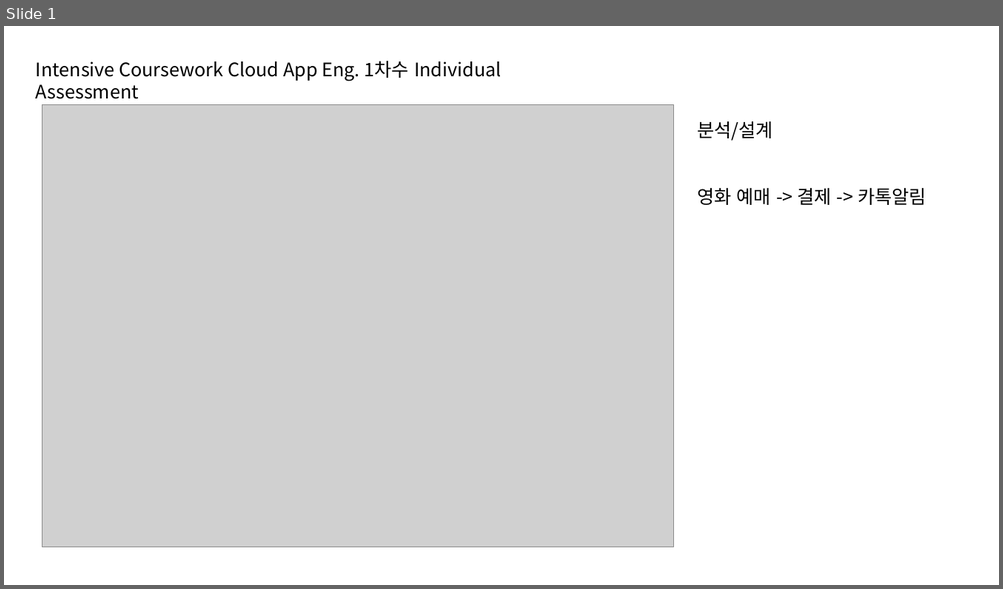
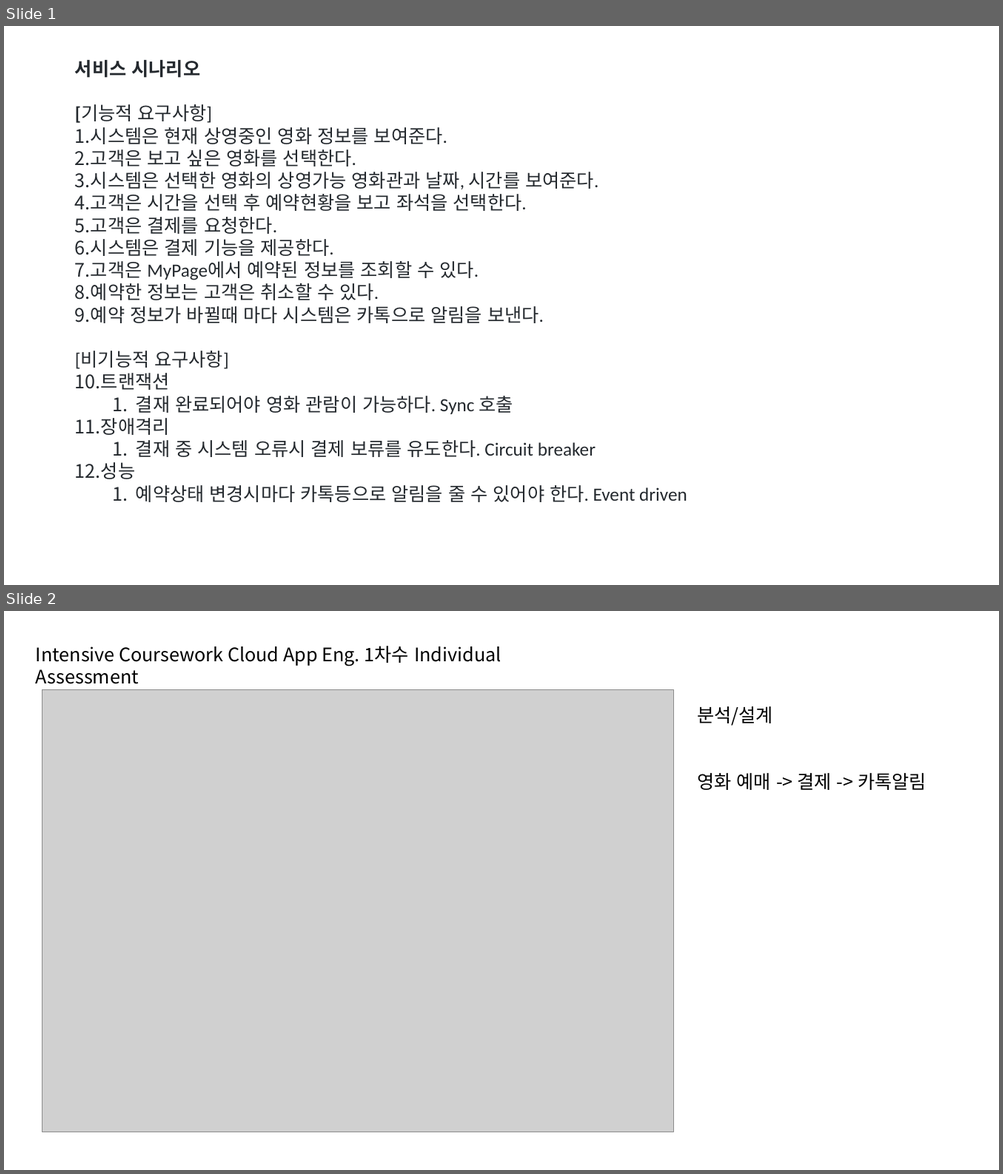
Before and after one commit to hwang-mh/report, a slide deck: 개인 과제.pptx. Shown one above the other, each under a label of ours: slide 1 before the commit, slides 1 and 2 after it. The pictures are 1003x589 and 1003x1174 pixels, drawn with LibreOffice and Linux fonts; fonts in the diff are those of the drawing; grey boxes stand for pictures. Boxes give left, top, right and bottom in pixels: in the first picture for what was removed or moved away, otherwise in the second. Text is boxed around its words. In the diff, an @@ line names an element or a change of style, - is before the commit and + after.

```diff
--- a/개인 과제.pptx
+++ b/개인 과제.pptx
@@ slide 1 added at (4, 26, 999, 585), background #FFFFFF @@
@@ text added at (75, 60, 687, 503), 18 pt, text #24292E @@
+서비스 시나리오
+[기능적 요구사항]
+1. 시스템은 현재 상영중인 영화 정보를 보여준다.
+2. 고객은 보고 싶은 영화를 선택한다.
+3. 시스템은 선택한 영화의 상영가능 영화관과 날짜, 시간를 보여준다.
+4. 고객은 시간을 선택 후 예약현황을 보고 좌석을 선택한다.
+5. 고객은 결제를 요청한다.
+6. 시스템은 결제 기능을 제공한다.
+7. 고객은 MyPage에서 예약된 정보를 조회할 수 있다.
+8. 예약한 정보는 고객은 취소할 수 있다.
+9. 예약 정보가 바뀔때 마다 시스템은 카톡으로 알림을 보낸다.
+[비기능적 요구사항]
+1. 트랜잭션
+  1. 결재 완료되어야 영화 관람이 가능하다. Sync 호출
+2. 장애격리
+  1. 결재 중 시스템 오류시 결제 보류를 유도한다. Circuit breaker
+3. 성능
+  1. 예약상태 변경시마다 카톡등으로 알림을 줄 수 있어야 한다. Event driven
@@ what was slide 1 is now slide 2 @@
```
Also in this commit, not shown: 2 other slides added.
